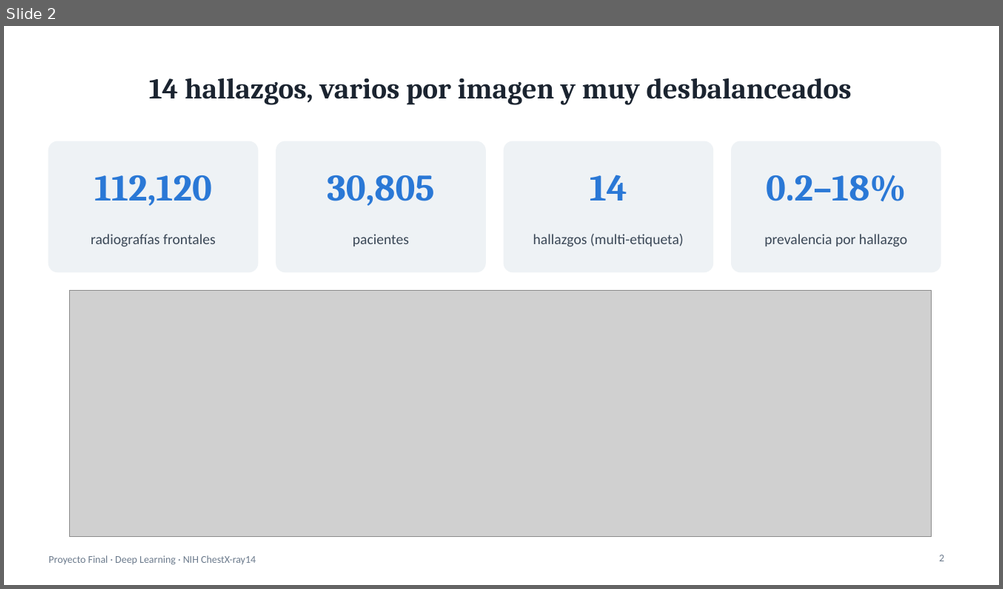
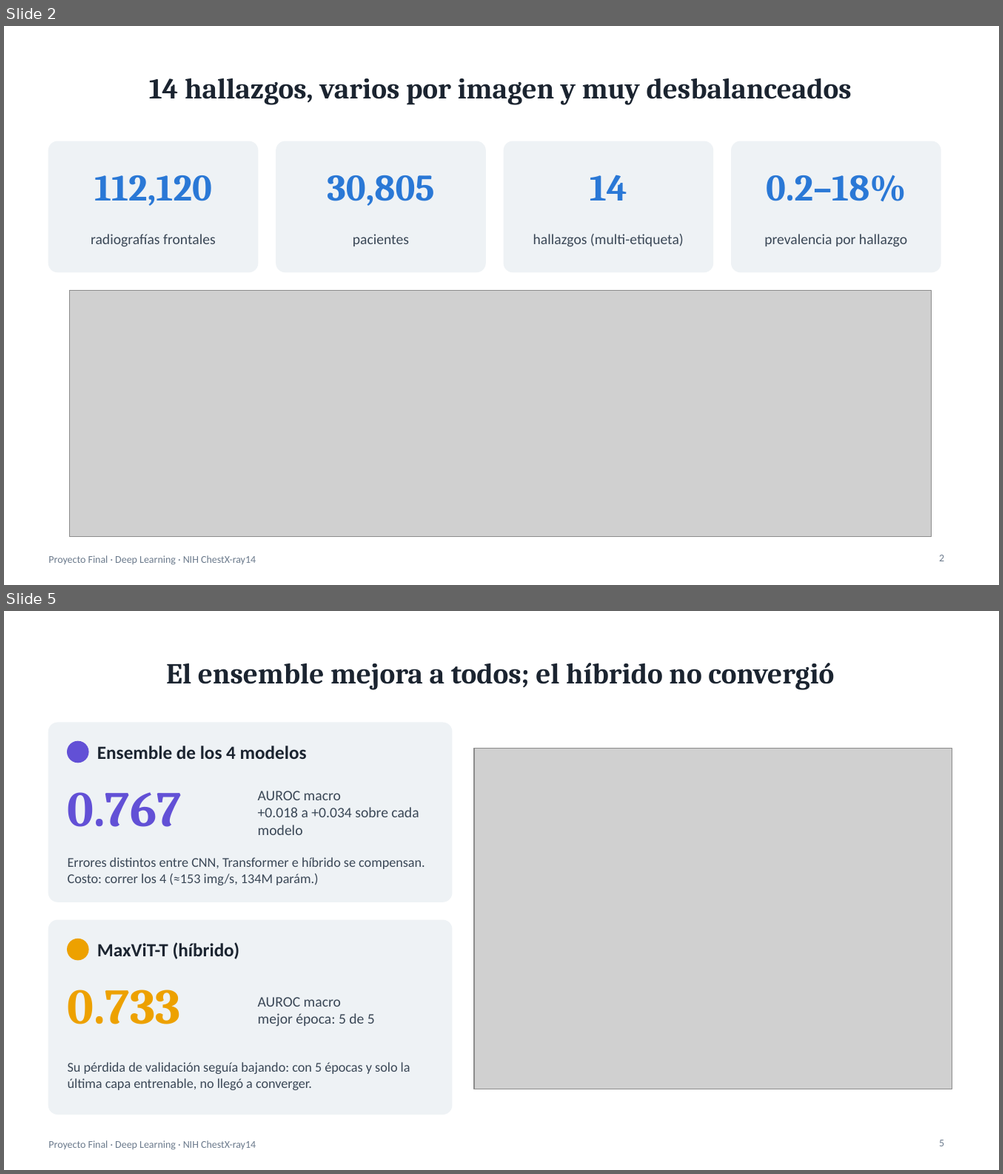
Before and after one commit to alfredogallegosmtr-sys/proyecto-final-dl-radiologia, a slide deck: slides/presentacion_final.pptx. Shown one above the other, each under a label of ours: slide 2 before the commit, slides 2 and 5 after it; the slides between them are not shown. The pictures are 1003x589 and 1003x1174 pixels, drawn with LibreOffice and Linux fonts; fonts in the diff are those of the drawing; grey boxes stand for pictures. Boxes give left, top, right and bottom in pixels: in the first picture for what was removed or moved away, otherwise in the second. Text is boxed around its words. In the diff, an @@ line names an element or a change of style, - is before the commit and + after.

```diff
--- a/slides/presentacion_final.pptx
+++ b/slides/presentacion_final.pptx
@@ slide 5 added at [4, 611, 999, 1170], background #FFFFFF; not listed: 1 template element that a slide beside it also shows @@
@@ title added at [166, 663, 834, 690], 28 pt, text #1B2430, bold @@
+El ensemble mejora a todos; el híbrido no convergió
@@ rounded rectangle added at [48, 723, 452, 902], fill #EEF2F5, outline #EEF2F5 1 pt @@
@@ ellipse added at [68, 741, 88, 763], fill #6250D6, outline #6250D6 1 pt @@
@@ text added at [97, 746, 307, 759], 18 pt, text #1B2430, bold @@
+Ensemble de los 4 modelos
@@ picture added at [474, 749, 951, 1089] @@
@@ text added at [68, 792, 182, 827], 48 pt, text #6250D6, bold @@
+0.767
@@ text added at [258, 791, 418, 835], 14 pt, text #3A4756 @@
+AUROC macro
++0.018 a +0.034 sobre cada modelo
@@ text added at [68, 857, 425, 886], 13 pt, text #3A4756 @@
+Errores distintos entre CNN, Transformer e híbrido se compensan. Costo: correr los 4 (≈153 img/s, 134M parám.)
@@ rounded rectangle added at [48, 920, 452, 1115], fill #EEF2F5, outline #EEF2F5 1 pt @@
@@ ellipse added at [68, 940, 88, 960], fill #EDA100, outline #EDA100 1 pt @@
@@ text added at [97, 943, 240, 960], 18 pt, text #1B2430, bold @@
+MaxViT-T (híbrido)
@@ text added at [68, 990, 181, 1025], 48 pt, text #EDA100, bold @@
+0.733
@@ text added at [258, 997, 375, 1027], 14 pt, text #3A4756 @@
+AUROC macro
+mejor época: 5 de 5
@@ text added at [68, 1062, 410, 1091], 13 pt, text #3A4756 @@
+Su pérdida de validación seguía bajando: con 5 épocas y solo la última capa entrenable, no llegó a converger.
@@ page number added at [939, 1140, 944, 1147], 10 pt, text #6B7A8C @@
+5
```
Also in this commit, not shown: 6 slides changed, 1 other slide added, 1 slide removed, 17 other files.
